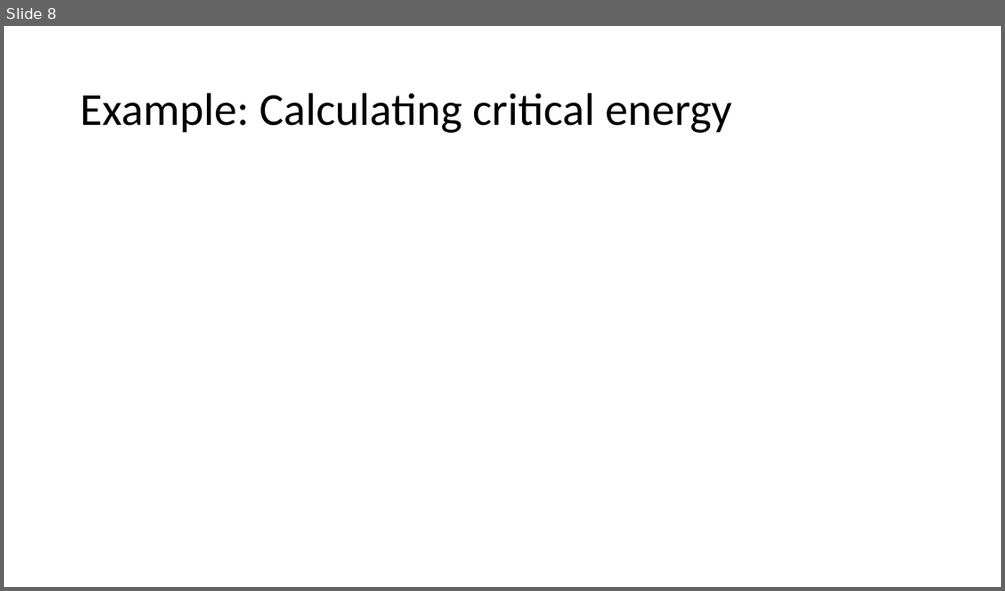
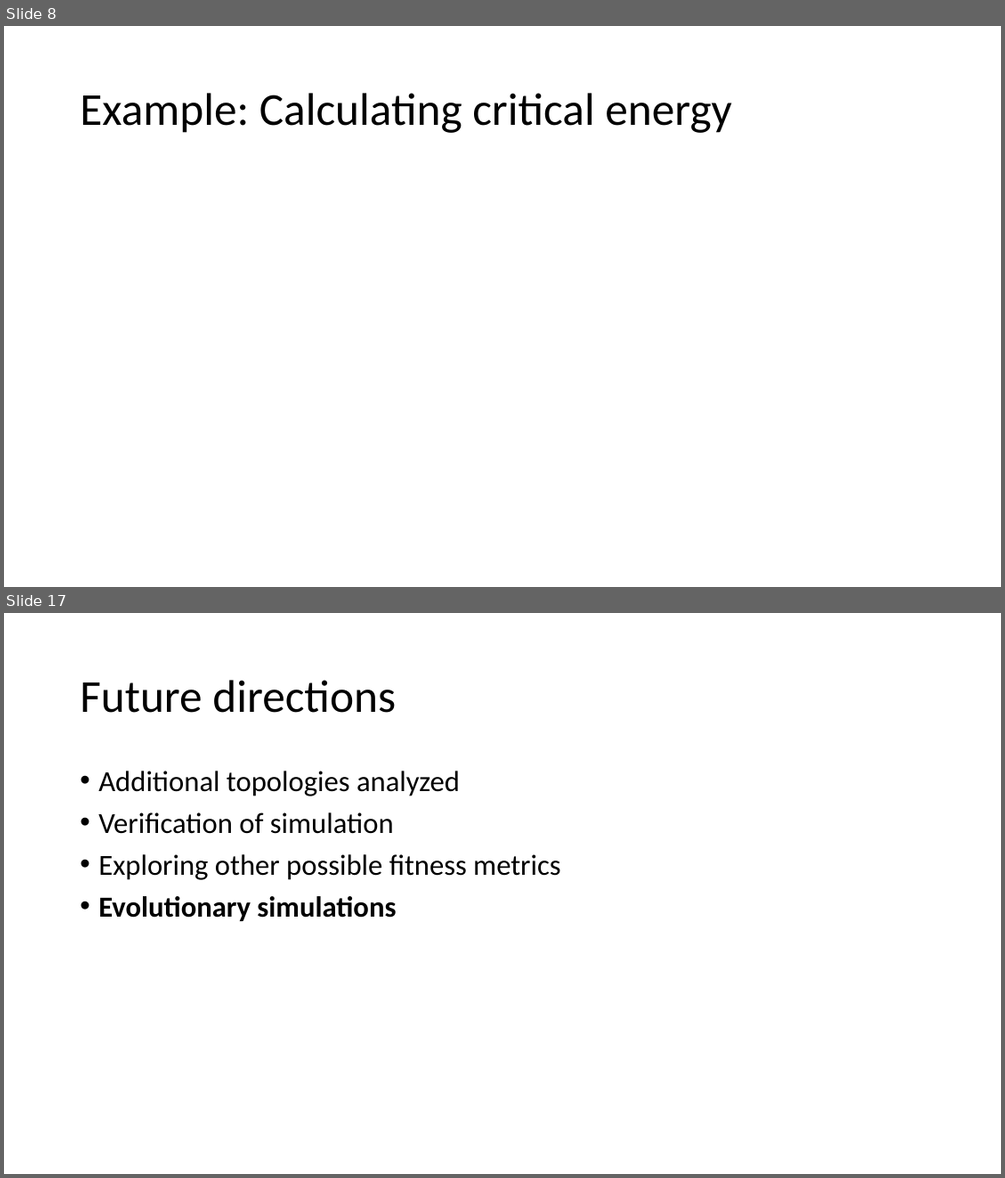
Before and after one commit to fpancald/Final-POL, a slide deck: FinalPPT.pptx. Shown one above the other, each under a label of ours: slide 8 before the commit, slides 8 and 17 after it; the slides between them are not shown. The pictures are 1005x591 and 1005x1178 pixels, drawn with LibreOffice and Linux fonts; fonts in the diff are those of the drawing; grey boxes stand for pictures. Boxes give left, top, right and bottom in pixels: in the first picture for what was removed or moved away, otherwise in the second. Text is boxed around its words. In the diff, an @@ line names an element or a change of style, - is before the commit and + after.

```diff
--- a/FinalPPT.pptx
+++ b/FinalPPT.pptx
@@ slide 17 added at box(4, 613, 1001, 1174), background #FFFFFF @@
@@ title added at box(80, 680, 396, 713), 44 pt, text #000000 @@
+Future directions
@@ text added at box(98, 771, 560, 921), 28 pt, text #000000 @@
+• Additional topologies analyzed
+• Verification of simulation
+• Exploring other possible fitness metrics
+• Evolutionary simulations
```
Also in this commit, not shown: 2 slides changed, 8 other slides added, 6 slides removed, 1 other file.
